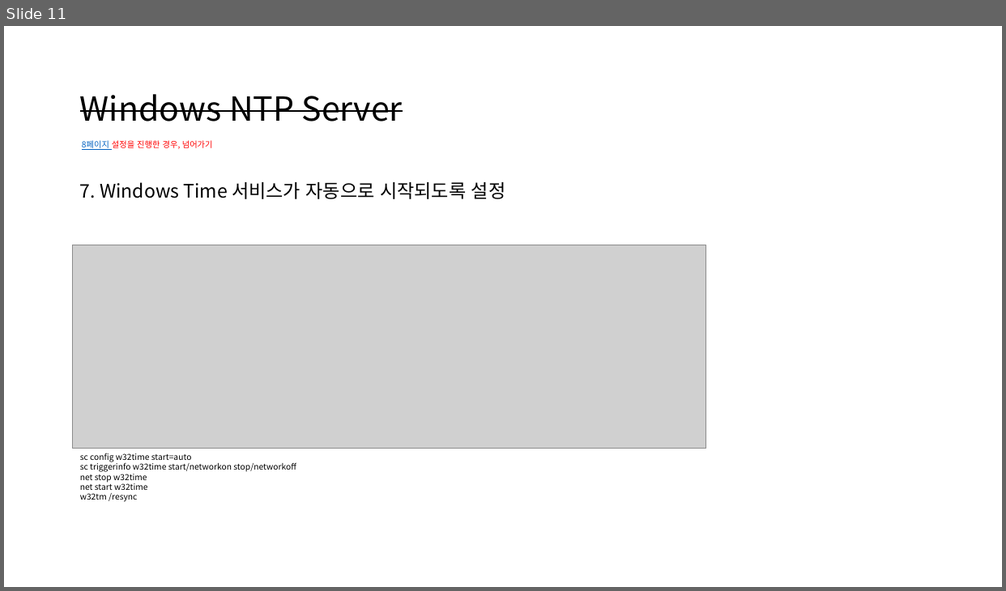
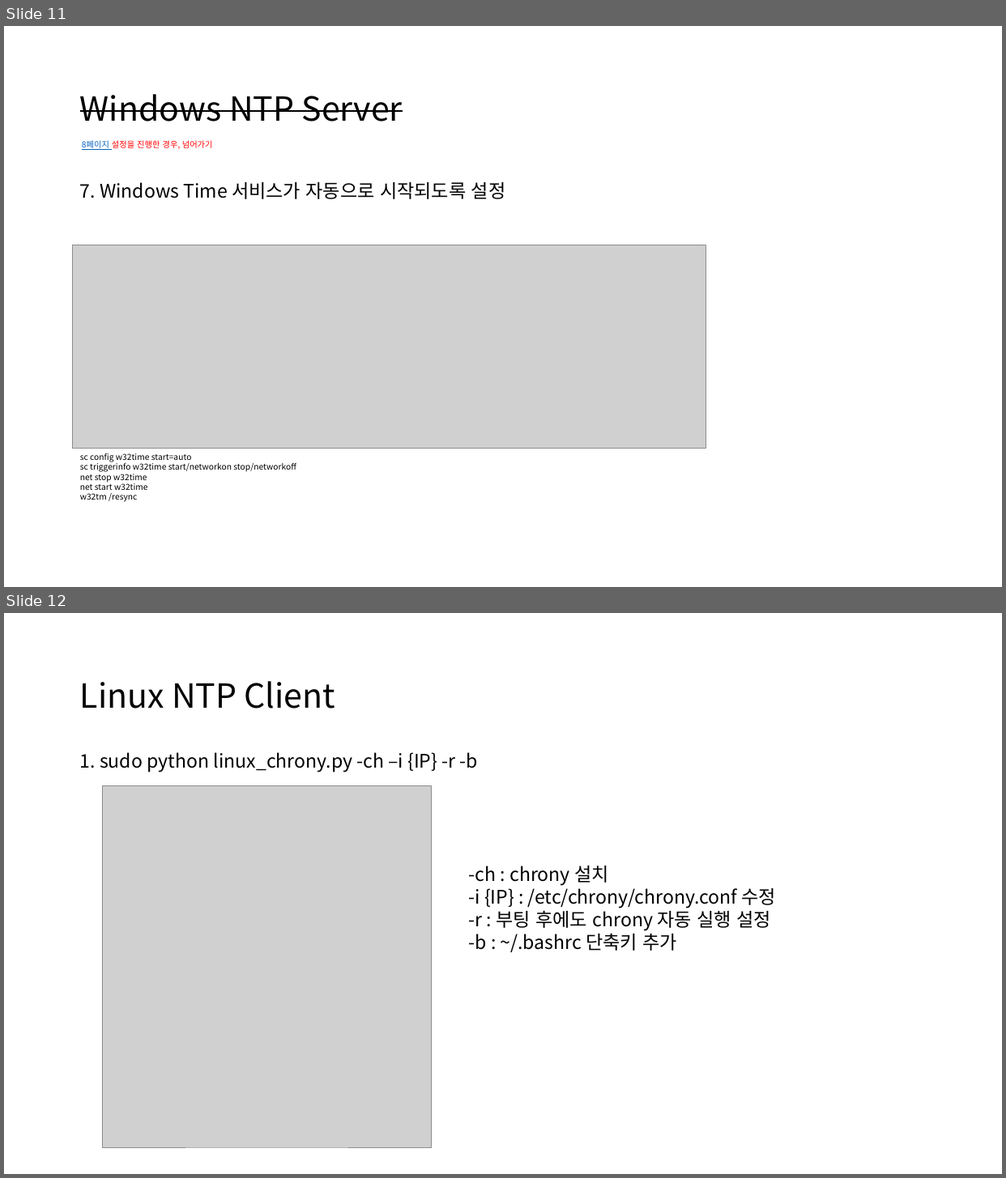
Before and after one commit to UnstructuredWork/udp_client, a slide deck: doc/time_synchronization.pptx. Shown one above the other, each under a label of ours: slide 11 before the commit, slides 11 and 12 after it. The pictures are 1006x591 and 1006x1178 pixels, drawn with LibreOffice and Linux fonts; fonts in the diff are those of the drawing; grey boxes stand for pictures. Boxes give left, top, right and bottom in pixels: in the first picture for what was removed or moved away, otherwise in the second. Text is boxed around its words. In the diff, an @@ line names an element or a change of style, - is before the commit and + after.

Commit message:
시간동기화 설정 자동화 추가

```diff
--- a/doc/time_synchronization.pptx
+++ b/doc/time_synchronization.pptx
@@ slide 12 added at [4, 613, 1002, 1174], background #FFFFFF @@
@@ title added at [80, 681, 335, 709], 32 pt, text #000000 @@
+Linux NTP Client
@@ text added at [80, 752, 478, 773], 18 pt, text #000000 @@
+1. sudo python linux_chrony.py -ch –i {IP} -r -b
@@ picture added at [103, 786, 432, 1148] @@
@@ text added at [469, 866, 777, 952], 18 pt, text #000000 @@
+-ch : chrony 설치
+-i {IP} : /etc/chrony/chrony.conf 수정
+-r : 부팅 후에도 chrony 자동 실행 설정
+-b : ~/.bashrc 단축키 추가
```
Also in this commit, not shown: 4 slides changed.
